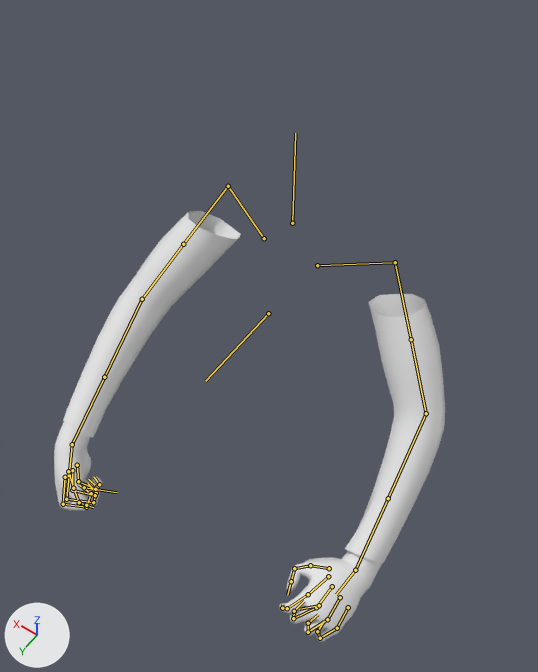
Before and after pictures for a commit that changed the FBX model 0_Final Exports/FirstPersonModel+Animations/New/Animations/Anim_Pickaxe_Hit.fbx.
One viewpoint serves both versions: a camera (50 mm lens) standing at (-0.435, 0.73, 0.754) and looking at (-0.057, 0.2, -0.079). The lights are fixed; the arrows at lower left show +X, +Y and +Z. Both versions are drawn at frame 16 of the action 'Scene'; the numbers are the values there. The bones that bend it are drawn over the model as lines.

Names of what the first picture shows: 'mchar_body.001'.
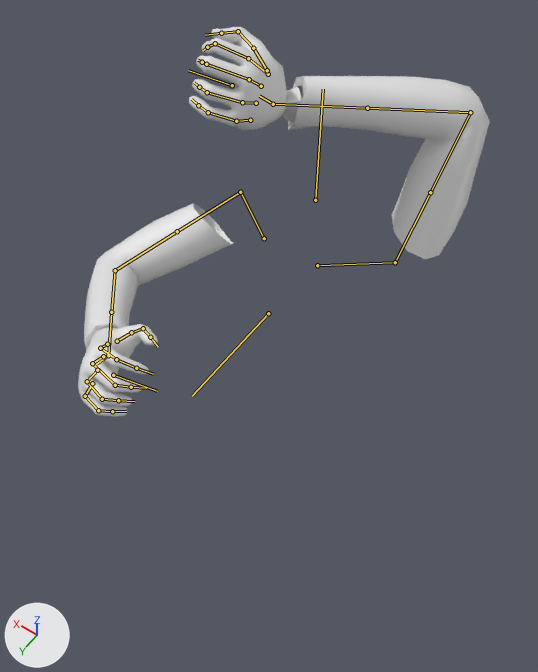
What differs and where, as boxes [x1, y1, x2, y2] in the pictures (538 x 672 px):
'mchar_body.001', posed (10% shorter)
    before: [54, 211, 445, 642]
    after: [78, 27, 490, 416]
bone 'DEF_Bicep.L.001', root to tip
    before: (395, 262) to (411, 339)
    after: (395, 262) to (430, 192)
bone 'DEF_ForeArm.L.001', root to tip
    before: (426, 413) to (388, 498)
    after: (470, 112) to (367, 108)
bone 'DEF_ForeArm.L.002', root to tip
    before: (388, 498) to (355, 570)
    after: (367, 108) to (273, 104)
bone 'DEF_Hand.L.001', root to tip
    before: (355, 570) to (336, 594)
    after: (273, 104) to (259, 96)
bone 'DEF_Index.L.001', root to tip
    before: (328, 576) to (308, 594)
    after: (268, 74) to (248, 58)
bone 'DEF_Index.L.002', root to tip
    before: (308, 594) to (287, 608)
    after: (248, 58) to (215, 43)
bone 'DEF_Index.L.003', root to tip
    before: (287, 608) to (282, 608)
    after: (215, 43) to (207, 47)
bone 'DEF_Index.L.004', root to tip
    before: (282, 608) to (282, 604)
    after: (207, 47) to (202, 51)
bone 'DEF_Middle.L.002', root to tip
    before: (316, 607) to (293, 618)
    after: (249, 79) to (206, 64)
bone 'DEF_Middle.L.003', root to tip
    before: (293, 618) to (294, 611)
    after: (206, 64) to (202, 62)
bone 'DEF_Middle.L.004', root to tip
    before: (294, 611) to (304, 601)
    after: (202, 62) to (198, 60)
bone 'DEF_Ring.L.002', root to tip
    before: (327, 619) to (308, 632)
    after: (242, 102) to (207, 92)
bone 'DEF_Ring.L.003', root to tip
    before: (308, 632) to (308, 623)
    after: (207, 92) to (199, 87)
bone 'DEF_Ring.L.004', root to tip
    before: (308, 623) to (318, 614)
    after: (199, 87) to (194, 82)
bone 'DEF_Pinky.L.002', root to tip
    before: (337, 628) to (320, 638)
    after: (236, 121) to (208, 112)
bone 'DEF_Pinky.L.003', root to tip
    before: (320, 638) to (317, 631)
    after: (208, 112) to (198, 105)
bone 'DEF_Pinky.L.004', root to tip
    before: (317, 631) to (323, 621)
    after: (198, 105) to (191, 99)
bone 'DEF_Thumb.L.001', root to tip
    before: (329, 568) to (310, 565)
    after: (267, 70) to (253, 48)
bone 'DEF_Thumb.L.003', root to tip
    before: (294, 568) to (291, 581)
    after: (238, 31) to (221, 33)
bone 'DEF_Shoulder.R.001', root to tip
    before: (264, 238) to (228, 186)
    after: (264, 238) to (240, 192)
bone 'DEF_Bicep.R.001', root to tip
    before: (228, 186) to (183, 244)
    after: (240, 192) to (177, 231)
bone 'DEF_ForeArm.R.001', root to tip
    before: (142, 299) to (104, 377)
    after: (115, 270) to (111, 312)
bone 'DEF_Hand.R.001', root to tip
    before: (72, 444) to (69, 475)
    after: (108, 355) to (96, 364)
bone 'DEF_Index.R.002', root to tip
    before: (63, 504) to (86, 507)
    after: (100, 348) to (116, 359)
bone 'DEF_Index.R.003', root to tip
    before: (86, 507) to (91, 493)
    after: (116, 359) to (136, 368)
bone 'DEF_Index.R.004', root to tip
    before: (91, 493) to (78, 484)
    after: (136, 368) to (153, 374)
bone 'DEF_Middle.R.002', root to tip
    before: (66, 499) to (93, 502)
    after: (92, 363) to (115, 385)
bone 'DEF_Middle.R.003', root to tip
    before: (93, 502) to (96, 493)
    after: (115, 385) to (131, 387)
bone 'DEF_Middle.R.004', root to tip
    before: (96, 493) to (88, 483)
    after: (131, 387) to (146, 388)
bone 'DEF_Ring.R.002', root to tip
    before: (72, 490) to (95, 495)
    after: (87, 381) to (102, 399)
bone 'DEF_Ring.R.003', root to tip
    before: (95, 495) to (97, 487)
    after: (102, 399) to (118, 400)
bone 'DEF_Ring.R.004', root to tip
    before: (97, 487) to (88, 479)
    after: (118, 400) to (135, 401)
bone 'DEF_Pinky.R.002', root to tip
    before: (78, 481) to (95, 489)
    after: (85, 396) to (98, 410)
bone 'DEF_Pinky.R.003', root to tip
    before: (95, 489) to (99, 484)
    after: (98, 410) to (112, 411)
bone 'DEF_Pinky.R.004', root to tip
    before: (99, 484) to (94, 477)
    after: (112, 411) to (126, 411)
bone 'DEF_Thumb.R.001', root to tip
    before: (68, 471) to (73, 488)
    after: (117, 341) to (131, 332)
bone 'DEF_Thumb.R.002', root to tip
    before: (73, 488) to (79, 502)
    after: (131, 332) to (143, 328)
bone 'DEF_Thumb.R.003', root to tip
    before: (79, 502) to (86, 505)
    after: (143, 328) to (150, 337)

The change in detail:
Bone 'DEF_Bicep.L.001' (bone_def_bicep_l_001) turns from (-38, 44, 1) to (20, -66, -130) degrees about its own x, y and z.
Bone 'DEF_ForeArm.L.001' (bone_def_forearm_l_001) turns from (-11, 0, 2) to (-69, 7, 11) degrees about its own x, y and z.
Bone 'DEF_ForeArm.L.002' (bone_def_forearm_l_002) turns from (0, 2, 0) to (0, -2, 0) degrees about its own x, y and z.
Bone 'DEF_Hand.L.001' (bone_def_hand_l_001) turns from (-44, 1, -47) to (-35, -170, 43) degrees about its own x, y and z.
Bone 'DEF_Index.L.001' (bone_def_index_l_001) turns from (0, 0, 0) to (-9, 0, 0) degrees about its own x, y and z.
Bone 'DEF_Index.L.002' (bone_def_index_l_002) turns from (-44, 0, 0) to (-29, 0, 0) degrees about its own x, y and z.
Bone 'DEF_Index.L.003' (bone_def_index_l_003) turns from (-39, 0, 0) to (-77, 0, 0) degrees about its own x, y and z.
Bone 'DEF_Index.L.004' (bone_def_index_l_004) turns from (-13, 0, 0) to (0, 0, 0) degrees about its own x, y and z.
Bone 'DEF_Middle.L.002' (bone_def_middle_l_002) turns from (-57, 0, 0) to (-42, 0, 0) degrees about its own x, y and z.
Bone 'DEF_Middle.L.003' (bone_def_middle_l_003) turns from (-57, 0, 0) to (-72, 0, 0) degrees about its own x, y and z.
Bone 'DEF_Middle.L.004' (bone_def_middle_l_004) turns from (-57, 0, 0) to (0, 0, 0) degrees about its own x, y and z.
Bone 'DEF_Ring.L.002' (bone_def_ring_l_002) turns from (-55, 0, 0) to (-47, 0, 0) degrees about its own x, y and z.
Bone 'DEF_Ring.L.003' (bone_def_ring_l_003) turns from (-63, 0, 0) to (-56, 0, 0) degrees about its own x, y and z.
Bone 'DEF_Ring.L.004' (bone_def_ring_l_004) turns from (-77, 0, 0) to (0, 0, 0) degrees about its own x, y and z.
Bone 'DEF_Pinky.L.002' (bone_def_pinky_l_002) turns from (-56, 0, 0) to (-47, 0, 0) degrees about its own x, y and z.
Bone 'DEF_Pinky.L.003' (bone_def_pinky_l_003) turns from (-65, 0, 0) to (-54, 0, 0) degrees about its own x, y and z.
Bone 'DEF_Pinky.L.004' (bone_def_pinky_l_004) turns from (-56, 0, 0) to (0, 0, 0) degrees about its own x, y and z.
Bone 'DEF_Thumb.L.001' (bone_def_thumb_l_001) turns from (0, 9, 0) to (-4, 8, -24) degrees about its own x, y and z.
Bone 'DEF_Thumb.L.003' (bone_def_thumb_l_003) turns from (-64, 0, 0) to (-53, 0, 0) degrees about its own x, y and z.
Bone 'DEF_Shoulder.R.001' (bone_def_shoulder_r_001) turns from (2, -25, -10) to (14, -3, -18) degrees about its own x, y and z.
Bone 'DEF_Bicep.R.001' (bone_def_bicep_r_001) turns from (-66, -20, -1) to (-64, -21, 6) degrees about its own x, y and z.
Bone 'DEF_ForeArm.R.001' (bone_def_forearm_r_001) turns from (-1, 0, 0) to (-56, -5, -9) degrees about its own x, y and z.
Bone 'DEF_Hand.R.001' (bone_def_hand_r_001) turns from (15, 23, -6) to (-12, 28, 28) degrees about its own x, y and z.
Bone 'DEF_Index.R.002' (bone_def_index_r_002) turns from (-82, 5, 1) to (-31, 0, 0) degrees about its own x, y and z.
Bone 'DEF_Index.R.003' (bone_def_index_r_003) turns from (-62, 0, 0) to (-46, 0, 0) degrees about its own x, y and z.
Bone 'DEF_Index.R.004' (bone_def_index_r_004) turns from (-68, 0, 0) to (-20, 0, 0) degrees about its own x, y and z.
Bone 'DEF_Middle.R.002' (bone_def_middle_r_002) turns from (-84, 4, 0) to (-38, -4, -4) degrees about its own x, y and z.
Bone 'DEF_Middle.R.003' (bone_def_middle_r_003) turns from (-57, 0, 0) to (-63, 0, 0) degrees about its own x, y and z.
Bone 'DEF_Middle.R.004' (bone_def_middle_r_004) turns from (-57, 0, 0) to (0, 0, 0) degrees about its own x, y and z.
Bone 'DEF_Ring.R.002' (bone_def_ring_r_002) turns from (-79, 0, 0) to (-36, 0, 0) degrees about its own x, y and z.
Bone 'DEF_Ring.R.003' (bone_def_ring_r_003) turns from (-63, 0, 0) to (-55, 0, 0) degrees about its own x, y and z.
Bone 'DEF_Ring.R.004' (bone_def_ring_r_004) turns from (-55, 0, 0) to (0, 0, 0) degrees about its own x, y and z.
Bone 'DEF_Pinky.R.002' (bone_def_pinky_r_002) turns from (-75, 0, 0) to (-43, 0, 0) degrees about its own x, y and z.
Bone 'DEF_Pinky.R.003' (bone_def_pinky_r_003) turns from (-65, 0, 0) to (-55, 0, 0) degrees about its own x, y and z.
Bone 'DEF_Pinky.R.004' (bone_def_pinky_r_004) turns from (-56, 0, 0) to (0, 0, 0) degrees about its own x, y and z.
Bone 'DEF_Thumb.R.001' (bone_def_thumb_r_001) turns from (-10, -9, 0) to (0, 0, 6) degrees about its own x, y and z.
Bone 'DEF_Thumb.R.002' (bone_def_thumb_r_002) turns from (0, 0, 0) to (6, 0, 0) degrees about its own x, y and z.
Bone 'DEF_Thumb.R.003' (bone_def_thumb_r_003) turns from (-64, 0, 0) to (-46, 0, 0) degrees about its own x, y and z.
